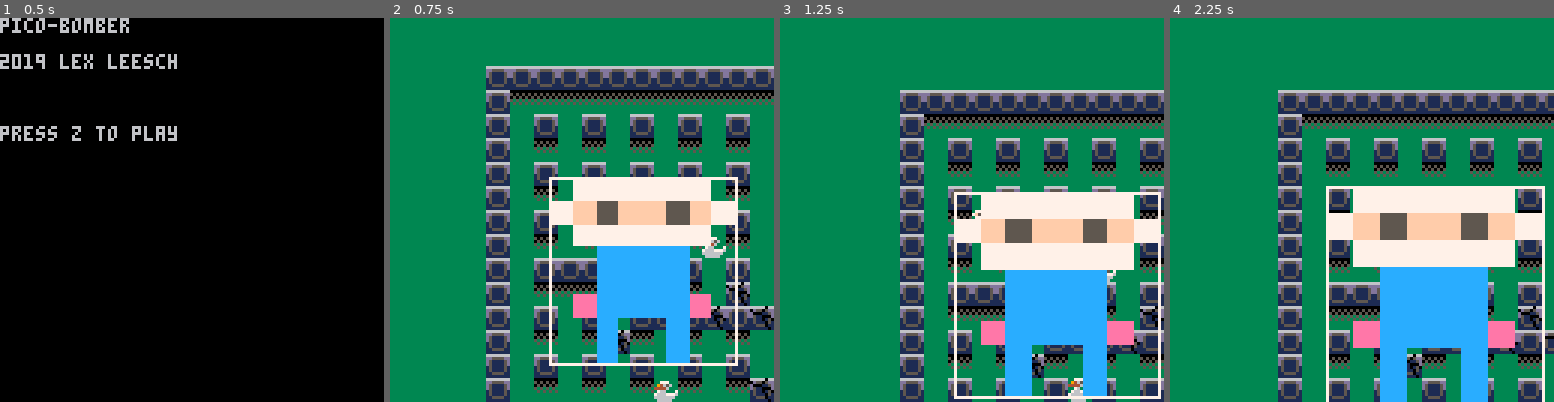
Above: before the commit, frames 1-4 (left to right).
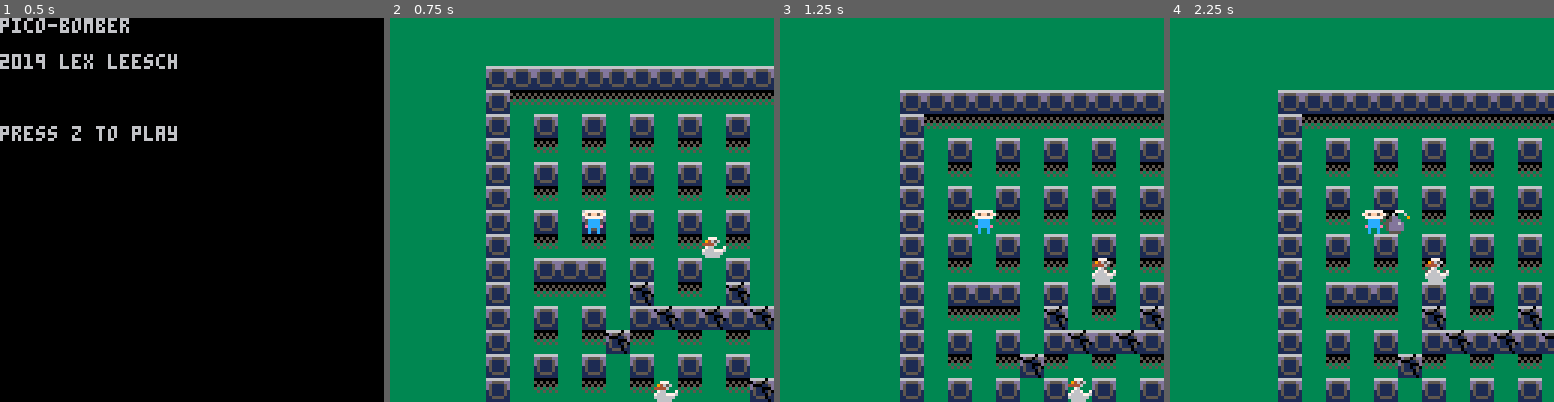
Above: after the commit, the same moments.

Repository: DigbyTheDog/PicoBomber
Game: PICO-8 cartridge game-1.p8
The game is run twice, just before and just after one commit, with the same random seed, the same clock (stepped at 60 frames per second) and the same inputs.
Inputs:
- Up to frame 1 (0.5 s): no input
- Up to frame 2 (0.75 s): tap O (Z key) at 0.7 s
- Up to frame 3 (1.25 s): no input
- Up to frame 4 (2.25 s): hold Right 1.6-2.1 s; tap O (Z key) at 1.7, 2.1 s; hold Up from 2.15 s (still down)

Frame 1 is identical in both runs. In frame 2, 15% of the frame differs, in the area x 41-91%, y 41-91%; in frame 3, 18%; in frame 4, 19%, in the area x 40-98%, y 43-100%.

Commit message:
Update game-1.p8
bombs scale now

Diff:
--- a/game-1.p8
+++ b/game-1.p8
@@ -10,7 +10,6 @@
 local global_timer = 0
 local cam
 local game_state = "menu"
-local test_rect
 
 function _init()
 
@@ -37,8 +36,6 @@
 		x=player.x-64,
 		y=player.y-64
 	}
-
-	test_rect=create_sprite_rect(player.x-10,player.y-10,player.x+50,player.y+50,10,10)
 
 end
 
@@ -104,9 +101,6 @@
 		end
 	end
 
-	test_rect:draw()
-	sspr(0,24,8,8,test_rect.ulx,test_rect.uly,test_rect.lrx-test_rect.ulx,test_rect.lry-test_rect.uly)
-
 end
 
 function update_menu()
@@ -184,6 +178,8 @@
 
 end
 
+--test_rect:draw()
+--sspr(0,24,8,8,test_rect.ulx,test_rect.uly,test_rect.lrx-test_rect.ulx,test_rect.lry-test_rect.uly)
 function create_sprite_rect(x0, y0, x1, y1, shrink_bound, grow_bound)
 
 	local rect = {
@@ -197,7 +193,7 @@
 		uly=y0,
 		lrx=x1,
 		lry=y1,
-		draw=function(self)
+		update=function(self)
 
 			local num_to_add=1
 			if self.growing_or_shrinking=="shrinking" then
@@ -215,8 +211,6 @@
 			self.uly=self.y0-self.increase_num
 			self.lrx=self.x1+self.increase_num
 			self.lry=self.y1+self.increase_num
-
-			rect(self.ulx,self.uly,self.lrx,self.lry,7)
 
 		end
 	}
@@ -514,6 +508,7 @@
 		dropped_while_player_facing=dropped_while_player_facing,
 		exploding=false,
 		colliding_with_wall=false,
+		growth_rect=create_sprite_rect(x,y,x+8,y+8,0,2),
 		update=function(self)
 
 			player_x_orig = player.x
@@ -583,7 +578,15 @@
 				spr(34,self.x,self.y+8)
 				spr(34,self.x,self.y-8)
 			else
-				spr(32,self.x,self.y)
+				if global_timer%2==1 then
+					self.growth_rect:update()
+					self.growth_rect.x0=self.x
+					self.growth_rect.x1=self.x+8
+					self.growth_rect.y0=self.y
+					self.growth_rect.y1=self.y+8
+				end
+
+				sspr(0,16,8,8,self.growth_rect.ulx,self.growth_rect.uly,self.growth_rect.lrx-self.growth_rect.ulx,self.growth_rect.lry-self.growth_rect.uly)
 			end
 
 		end,
